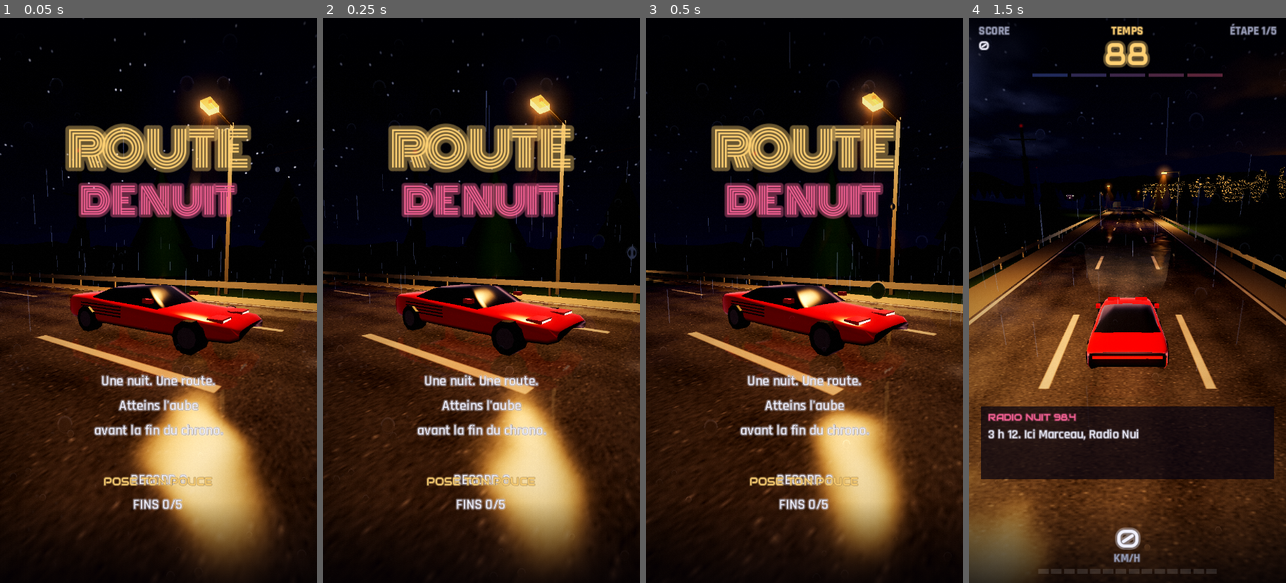
Above: before the commit, frames 1-4 (left to right).
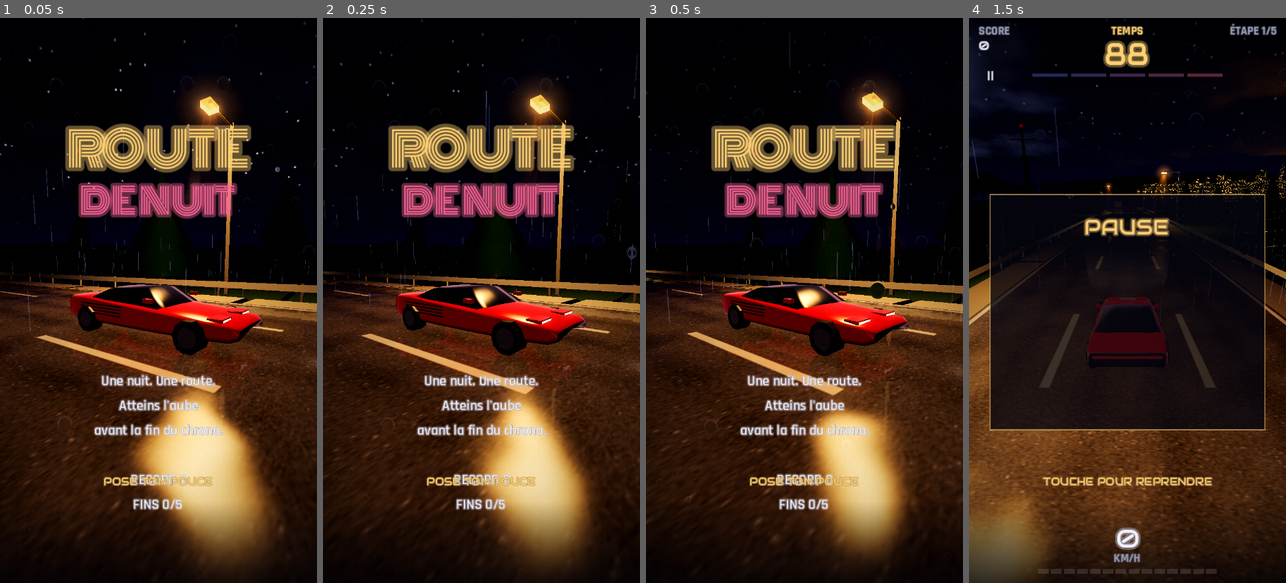
Above: after the commit, the same moments.

Repository: s3str4/IPHONEDUO
Game: Godot game, scene res://scenes/main.tscn
Two runs of this game, one before a commit and one after it. Both use one fixed random seed, a clock stepped at 60 frames per second and the inputs below.
Inputs (mouse positions are in pixels of both pictures, inside the frame that each line leads up to):
- Up to frame 1 (0.05 s): no input
- Up to frame 2 (0.25 s): no input
- Up to frame 3 (0.5 s): no input
- Up to frame 4 (1.5 s): move the mouse to (1197, 272) at 0.52 s; hold Right 0.53-1.25 s; hold Q 0.53-1.25 s; click (1197, 272) at 0.67 s; tap Space at 0.77 s; click (991, 74) at 1.25 s, where only the run after the commit has a clickable "II"

The runs differ from the first frame. In frame 1, less than 0.1% of the frame differs, in the area x 20-94%, y 45-51%; in frame 2, less than 0.1%; in frame 3, less than 0.1%; in frame 4, 32%, in the area x 0-100%, y 9-97%.

Commit message:
Version web sans saccades, pause, premiers pas guidés, vibrations
Sans fil d'exécution (navigateur), la route se construit par étapes dans
un budget de temps à chaque image : terrain en huit tranches, grille
hauteur/lumière calculée une seule fois par tronçon (3 fois plus rapide).
Pire image passée de 35,6 à 12,2 ms en mode découpé ; test : construction
par étapes identique à la construction d'un bloc.

Pause par bouton ou quand l'app perd le focus, reprise d'une touche.
Conseils à la première partie (tourner, freiner, radio, stations,
terre-plein). Vibration aux chocs (app iPhone).

Co-Authored-By: Claude Opus 5.5 <noreply@anthropic.com>
Claude-Session: https://claude.ai/code/session_01KvDVzAi7Qc1dRUEBqzkxJE

Diff:
--- a/scripts/hud.gd
+++ b/scripts/hud.gd
@@ -42,6 +42,12 @@
 var _fork_left: Label
 var _fork_right: Label
 var _card: Label
+var _hint: Label
+var _paused := false
+
+## Le bouton pause est touché ; une touche pendant la pause demande la reprise.
+signal pause_pressed
+signal resume_requested
 
 
 ## Chiffres et titres (Audiowide).
@@ -68,6 +74,8 @@
 
 func _ready() -> void:
 	layer = 2
+	# L'interface continue de vivre pendant la pause (c'est elle qui la lève).
+	process_mode = Node.PROCESS_MODE_ALWAYS
 	var root := Control.new()
 	root.set_anchors_preset(Control.PRESET_FULL_RECT)
 	root.mouse_filter = Control.MOUSE_FILTER_IGNORE
@@ -137,6 +145,23 @@
 	# Titre de région (« LA FORÊT ») au centre, qui apparaît puis s'efface.
 	_card = _label(_play, "", arcade_font(), 18, WHITE, Vector2(0, 150), HORIZONTAL_ALIGNMENT_CENTER, true, false, 4)
 	_card.modulate.a = 0.0
+
+	# Conseils de la première partie, en bas de l'écran.
+	_hint = _label(_play, "", text_font(true), 13, WHITE, Vector2(0, 292), HORIZONTAL_ALIGNMENT_CENTER, true)
+	_hint.modulate.a = 0.0
+
+	# Bouton pause, discret, sous le score.
+	var pause := Button.new()
+	pause.text = "II"
+	pause.flat = true
+	pause.focus_mode = Control.FOCUS_NONE
+	pause.position = Vector2(4, 34)
+	pause.size = Vector2(30, 26)
+	pause.add_theme_font_override("font", arcade_font())
+	pause.add_theme_font_size_override("font_size", 11)
+	pause.add_theme_color_override("font_color", DIM)
+	pause.pressed.connect(func() -> void: pause_pressed.emit())
+	_play.add_child(pause)
 
 	_popups = Control.new()
 	_popups.set_anchors_preset(Control.PRESET_FULL_RECT)
@@ -274,6 +299,30 @@
 		_overlay_body.position.y = _panel.position.y + 48.0
 	_overlay_hint.text = hint
 	_blink = 0.0
+
+
+## Conseil affiché quelques secondes (première partie).
+func hint(text: String) -> void:
+	_hint.text = text
+	var tw := create_tween()
+	tw.tween_property(_hint, "modulate:a", 1.0, 0.3)
+	tw.tween_interval(3.2)
+	tw.tween_property(_hint, "modulate:a", 0.0, 0.6)
+
+
+func show_pause(on: bool) -> void:
+	_paused = on
+	if on:
+		show_overlay("PAUSE", "", "TOUCHE POUR REPRENDRE")
+		_play.visible = true
+	else:
+		hide_overlay()
+
+
+func _unhandled_input(event: InputEvent) -> void:
+	if _paused and event is InputEventScreenTouch and event.pressed:
+		get_viewport().set_input_as_handled()
+		resume_requested.emit()
 
 
 func hide_overlay() -> void:
--- a/scripts/main.gd
+++ b/scripts/main.gd
@@ -10,6 +10,7 @@
 ##                      les bifurcations sautées suivent --path
 ##   --showcase         écran de titre sans interface (captures de la voiture)
 ##   --fps              affiche les images par seconde (essais sur iPhone)
+##   --sliced           construit la route par étapes, comme la version web
 ## Dans la version web, les mêmes options passent par l'adresse : ?fps&seed=3
 ##   --capture=PATH     enregistre une image PNG puis quitte
 ##   --capture_at=SEC   instant de la capture (défaut 6)
@@ -52,6 +53,11 @@
 var _pending: MeshInstance3D
 ## Images où un tronçon visible manquait encore (rapporté à la capture).
 var _late_frames := 0
+## Version web sans threads : construction par étapes (voir _build_sliced).
+var _sliced := OS.has_feature("web") and not OS.has_feature("threads")
+var _job := {}
+var _worst_chunk_usec := 0
+const SLICE_BUDGET_USEC := 6000
 var _args := {}
 var _time := 0.0
 var _shake := 0.0
@@ -86,6 +92,9 @@
 var _lights: LightField
 var audio: AudioDirector
 var _fps_label: Label
+var _tutorial_done := false
+var _tutorial_step := 0
+var _tutorial_fork := false
 
 
 func _ready() -> void:
@@ -98,6 +107,8 @@
 	for a in raw:
 		var kv: PackedStringArray = a.trim_prefix("--").split("=", true, 1)
 		_args[kv[0]] = kv[1] if kv.size() > 1 else "true"
+	if _args.has("sliced"):
+		_sliced = true
 	var seed := int(_args.get("seed", "1"))
 	if _args.has("path"):
 		_path.clear()
@@ -133,6 +144,8 @@
 	audio = AudioDirector.new()
 	add_child(audio)
 	input.double_tapped.connect(func() -> void: hud.popup(audio.next_station(), Hud.PINK, 12, 250.0))
+	hud.pause_pressed.connect(_set_paused.bind(true))
+	hud.resume_requested.connect(_set_paused.bind(false))
 	game.near_miss.connect(func(_p: int) -> void: audio.play("whoosh", -4.0, randf_range(0.9, 1.15)))
 	game.station_reached.connect(func(_i: int, _t: float) -> void: audio.play("chime", -6.0))
 
@@ -180,6 +193,34 @@
 		_pending = null
 
 
+## Pause : bouton, ou l'app passe en arrière-plan (appel, notification...).
+func _set_paused(on: bool) -> void:
+	if on and game.state != GameRun.State.RUNNING:
+		return
+	get_tree().paused = on
+	hud.show_pause(on)
+
+
+func _notification(what: int) -> void:
+	if what in [NOTIFICATION_APPLICATION_FOCUS_OUT, NOTIFICATION_APPLICATION_PAUSED, NOTIFICATION_WM_WINDOW_FOCUS_OUT] \
+			and not _args.has("autopilot") and not _args.has("capture") and is_inside_tree():
+		_set_paused(true)
+
+
+## Conseils de la toute première partie.
+func _update_tutorial() -> void:
+	if _tutorial_done or game.state != GameRun.State.RUNNING or _args.has("autopilot"):
+		return
+	var steps := [[1.5, "GLISSE LE POUCE POUR TOURNER"], [7.0, "LÈVE LE POUCE POUR FREINER"],
+			[13.0, "DOUBLE TAP : CHANGER DE RADIO"], [20.0, "CHAQUE STATION RAJOUTE DU TEMPS"]]
+	while _tutorial_step < steps.size() and game.elapsed >= steps[_tutorial_step][0]:
+		hud.hint(steps[_tutorial_step][1])
+		_tutorial_step += 1
+	if not _tutorial_fork and car.s > RouteMap.fork_s(0) - 900.0:
+		_tutorial_fork = true
+		hud.hint("AU TERRE-PLEIN, CHOISIS TON CÔTÉ")
+
+
 func _first_lamp_after(s: float) -> float:
 	for lamp in builder.lamps_between(s, s + 400.0):
 		if lamp[1] != 0:
@@ -231,6 +272,7 @@
 		_shake = 0.5 if car.hit_divider else 0.35
 		game.on_crash(car.s)
 		audio.play("thud" if car.hit_divider else "crash", 0.0 if car.hit_divider else -6.0)
+		Input.vibrate_handheld(150 if car.hit_divider else 60)
 	var th := builder.theme_at(car.s)
 	traffic.density = RunConfig.TRAFFIC_DENSITY[game.segment()] * th.get("traffic", 1.0)
 	traffic.truck_ratio = th.get("trucks", 0.2)
@@ -239,6 +281,7 @@
 			_shake = 0.5
 			game.on_crash(car.s)
 			audio.play("crash", -2.0)
+			Input.vibrate_handheld(90)
 		else:
 			game.on_near_miss()
 	_update_events()
@@ -257,7 +300,9 @@
 
 func _process(delta: float) -> void:
 	_time += delta
+	var t_chunks := Time.get_ticks_usec()
 	_update_chunks()
+	_worst_chunk_usec = maxi(_worst_chunk_usec, Time.get_ticks_usec() - t_chunks)
 	_place_car_and_camera(delta)
 	traffic_view.sync(traffic, track)
 	car_view.set_lighting(builder.lamp_light(car.s, car.x), input.throttle == 0.0 and not _args.has("autopilot"), delta)
@@ -265,6 +310,7 @@
 	_update_dawn()
 	_update_weather(delta)
 	_update_lighting(delta)
+	_update_tutorial()
 	if _fps_label:
 		_fps_label.text = "%d i/s" % Engine.get_frames_per_second()
 	audio.update(car.speed, input.throttle if not _args.has("autopilot") else 1.0, _rain if builder.theme_at(car.s).get("rain", 1.0) > 0.0 else 0.0,
@@ -281,7 +327,8 @@
 			_late_frames += 1
 			break
 	if _args.has("capture") and _time >= float(_args.get("capture_at", "6")):
-		print("tronçons en retard : %d images" % _late_frames)
+		print("tronçons en retard : %d images ; pire construction dans une image : %.1f ms" % [
+				_late_frames, _worst_chunk_usec / 1000.0])
 		get_viewport().get_texture().get_image().save_png(_args["capture"])
 		get_tree().quit()
 
@@ -417,6 +464,7 @@
 		return
 	_best = int(cfg.get_value("scores", "best", 0))
 	_runs = int(cfg.get_value("progress", "runs", 0))
+	_tutorial_done = _runs > 0
 	for e in cfg.get_value("progress", "endings", []):
 		_endings_seen[int(e)] = true
 
@@ -459,13 +507,38 @@
 			_worker_builder.choices = game.choices.duplicate()
 			_worker_builder.track.choices.assign(game.choices)
 			_add_chunk(i, _worker_builder.build_chunk(i))
-	if not blocking and missing != -1 and _building == -1:
+	if not blocking and _sliced:
+		_build_sliced(missing)
+	elif not blocking and missing != -1 and _building == -1:
 		_building = missing
 		_build_task_id = WorkerThreadPool.add_task(_build_in_background.bind(missing, game.choices.duplicate()))
 	for i in _chunks.keys():
 		if not wanted.has(i):
 			_chunks[i].queue_free()
 			_chunks.erase(i)
+
+
+## Sans fil d'exécution (version web) : le tronçon se construit par étapes,
+## dans un budget de temps à chaque image, pour ne jamais saccader.
+func _build_sliced(missing: int) -> void:
+	var t0 := Time.get_ticks_usec()
+	while Time.get_ticks_usec() - t0 < SLICE_BUDGET_USEC:
+		if _job.is_empty():
+			if missing == -1:
+				return
+			_worker_builder.choices = game.choices.duplicate()
+			_worker_builder.track.choices.assign(game.choices)
+			_job = _worker_builder.begin_chunk(missing)
+			missing = -1
+		if _worker_builder.step_chunk(_job):
+			var index: int = _job["index"]
+			var mi: MeshInstance3D = _job["result"]
+			_job = {}
+			_worker_builder.track.trim((index - 2) * RoadBuilder.CHUNK_LENGTH)
+			if _chunks.has(index) or absf(index * RoadBuilder.CHUNK_LENGTH - car.s) > 800.0:
+				mi.free()
+			else:
+				_add_chunk(index, mi)
 
 
 func _build_in_background(index: int, choices: Array) -> void:
--- a/scripts/road_builder.gd
+++ b/scripts/road_builder.gd
@@ -15,6 +15,8 @@
 ## Tunnels : longueur et écart (m) dans les ambiances qui en ont.
 const TUNNEL_PERIOD := 760.0
 const TUNNEL_OFFSET := 260.0
+## Construction par étapes : le terrain d'un tronçon en autant de tranches.
+const GROUND_SLICES := 8
 const LAMP_SIGMA := 9.0          # étalement de la flaque de lumière (m)
 const LAMP_POOL_X := 5.0         # centre de la flaque, côté lampadaire
 const LAMP_POLE_X := 9.2
@@ -66,6 +68,8 @@
 var _lamp_cache_to := 0.0
 ## Ambiance du tronçon en construction.
 var _theme: Dictionary
+var _memo_height := {}
+var _memo_light := {}
 ## Terrain et cônes de lumière du tronçon en construction.
 var _ground: SurfaceTool
 var _cones: SurfaceTool
@@ -308,6 +312,17 @@
 # --- Construction ------------------------------------------------------------
 
 func build_chunk(index: int) -> MeshInstance3D:
+	var job := begin_chunk(index)
+	while not step_chunk(job):
+		pass
+	return job["result"]
+
+
+## Construction en plusieurs étapes, pour l'étaler sur plusieurs images quand
+## aucun fil d'exécution n'est disponible (version web) : begin_chunk, puis
+## step_chunk jusqu'à ce qu'il renvoie vrai ; le tronçon est dans job.result.
+## Un seul tronçon à la fois par constructeur (l'état courant est partagé).
+func begin_chunk(index: int) -> Dictionary:
 	var s0 := float(index) * CHUNK_LENGTH
 	var s1 := s0 + CHUNK_LENGTH
 	track.ensure(s1 + LAMP_SPACING)
@@ -315,19 +330,49 @@
 	_lamp_cache = lamps_between(s0 - 3.0 * LAMP_SIGMA - 1.0, s1 + 3.0 * LAMP_SIGMA + 1.0)
 	_lamp_cache_from = s0 - 1.0
 	_lamp_cache_to = s1 + 1.0
-	var road := _new_tool()
-	var env := _new_tool()
-	var glow := _new_tool()
-	var water := _new_tool()
 	_halo = _new_tool()
 	_ground = _new_tool()
 	_cones = _new_tool()
-	_build_road(road, s0, s1)
-	_build_shoulders_and_ground(env, water, s0, s1)
-	_build_rails(env, s0, s1)
-	_build_lamps(env, glow, s0, s1)
-	_build_trees(env, index, s0, s1)
-	var labels := []
+	_memo_height.clear()
+	_memo_light.clear()
+	return {"index": index, "s0": s0, "s1": s1, "phase": 0, "labels": [],
+		"road": _new_tool(), "env": _new_tool(), "glow": _new_tool(), "water": _new_tool()}
+
+
+func step_chunk(job: Dictionary) -> bool:
+	var s0: float = job["s0"]
+	var s1: float = job["s1"]
+	var slice := CHUNK_LENGTH / GROUND_SLICES
+	var env: SurfaceTool = job["env"]
+	var glow: SurfaceTool = job["glow"]
+	var labels: Array = job["labels"]
+	var phase: int = job["phase"]
+	if phase == 0:
+		_build_road(job["road"], s0, s1)
+	elif phase <= GROUND_SLICES:
+		# Le terrain, l'étape la plus lourde, en tranches de 12,5 m.
+		var a := s0 + (phase - 1) * slice
+		_build_shoulders_and_ground(env, job["water"], a, a + slice)
+	else:
+		match phase - GROUND_SLICES:
+			1:
+				_build_rails(env, s0, s1)
+				_build_lamps(env, glow, s0, s1)
+			2:
+				_build_trees(env, job["index"], s0, s1)
+			3:
+				_build_landmarks(env, glow, labels, s0, s1)
+			4:
+				labels.append_array(Scenery.build(self, env, glow, job["index"], s0, s1))
+			_:
+				job["result"] = _finish_chunk(job)
+				return true
+	job["phase"] += 1
+	return false
+
+
+## Stations, portiques, panneaux, pylônes, ponts, décors des événements.
+func _build_landmarks(env: SurfaceTool, glow: SurfaceTool, labels: Array, s0: float, s1: float) -> void:
 	for st in stations:
 		if st - STATION_SITE_BACK - STATION_SITE_HALF < s1 and st + 10.0 >= s0:
 			_build_station(env, glow, st, s0, s1)
@@ -354,24 +399,25 @@
 		for br in _every(BRIDGE_SPACING, 620.0, s0, s1):
 			if not _near_checkpoint(br, 200.0) and not in_tunnel(br):
 				_build_bridge(env, glow, br)
-	labels.append_array(Scenery.build(self, env, glow, index, s0, s1))
-
+
+
+func _finish_chunk(job: Dictionary) -> MeshInstance3D:
 	# Terrain : sommets partagés et normales lissées.
 	_ground.index()
 	_ground.generate_normals()
 	var mats := _materials_for(_theme)
 	var mi := MeshInstance3D.new()
-	mi.mesh = _assemble([[env, mats[1]], [_ground, mats[2]], [glow, glow_material],
+	mi.mesh = _assemble([[job["env"], mats[1]], [_ground, mats[2]], [job["glow"], glow_material],
 			[_cones, cone_material], [_halo, Halo.material()]])
-	mi.name = "Chunk%d" % index
+	mi.name = "Chunk%d" % job["index"]
 	mi.cast_shadow = GeometryInstance3D.SHADOW_CASTING_SETTING_OFF
 	# Route et eau à part : la caméra de réflexion ne doit pas les voir.
 	var wet := MeshInstance3D.new()
-	wet.mesh = _assemble([[road, mats[0]], [water, water_material]])
+	wet.mesh = _assemble([[job["road"], mats[0]], [job["water"], water_material]])
 	wet.layers = 1 << (Reflection.WET_LAYER - 1)
 	wet.cast_shadow = GeometryInstance3D.SHADOW_CASTING_SETTING_OFF
 	mi.add_child(wet)
-	for l in labels:
+	for l in job["labels"]:
 		if l != null:
 			mi.add_child(l)
 	return mi
@@ -649,7 +695,7 @@
 			var xa: float = ROAD_COLUMNS[c]
 			var xb: float = ROAD_COLUMNS[c + 1]
 			var pts := [_road_pos(sa, xa), _road_pos(sb, xa), _road_pos(sb, xb), _road_pos(sa, xb)]
-			var lights := [lamp_light(sa, xa), lamp_light(sb, xa), lamp_light(sb, xb), lamp_light(sa, xb)]
+			var lights := [_light_memo(sa, xa), _light_memo(sb, xa), _light_memo(sb, xb), _light_memo(sa, xb)]
 			var uvs := [
 				Vector2((xa + 6.0) / 12.0, sa / 12.0), Vector2((xa + 6.0) / 12.0, sb / 12.0),
 				Vector2((xb + 6.0) / 12.0, sb / 12.0), Vector2((xb + 6.0) / 12.0, sa / 12.0)]
@@ -686,15 +732,31 @@
 				_strip(st, sa, sb, xa, xb, 0.0, 0.0, ca, cb, side, true)
 
 
+## Hauteur et lumière d'un point de la grille, calculées une seule fois par
+## tronçon (chaque point est partagé par quatre carreaux).
+func _height_memo(s: float, x: float) -> float:
+	var key := Vector2(s, x)
+	if not _memo_height.has(key):
+		_memo_height[key] = ground_height(s, x)
+	return _memo_height[key]
+
+
+func _light_memo(s: float, x: float) -> float:
+	var key := Vector2(s, x)
+	if not _memo_light.has(key):
+		_memo_light[key] = lamp_light(s, x)
+	return _memo_light[key]
+
+
 ## Bande de terrain entre xa et xb (xa plus près de la route), sens selon le côté.
 func _strip(st: SurfaceTool, sa: float, sb: float, xa: float, xb: float, ha: float, hb: float,
 		ca: Color, cb: Color, side: float, use_ground := false) -> void:
-	var haa := ground_height(sa, xa) if use_ground else ha
-	var hab := ground_height(sb, xa) if use_ground else ha
-	var hba := ground_height(sa, xb) if use_ground else hb
-	var hbb := ground_height(sb, xb) if use_ground else hb
+	var haa := _height_memo(sa, xa) if use_ground else ha
+	var hab := _height_memo(sb, xa) if use_ground else ha
+	var hba := _height_memo(sa, xb) if use_ground else hb
+	var hbb := _height_memo(sb, xb) if use_ground else hb
 	var p := [_road_pos(sa, xa, haa), _road_pos(sb, xa, hab), _road_pos(sb, xb, hbb), _road_pos(sa, xb, hba)]
-	var l := [lamp_light(sa, xa), lamp_light(sb, xa), lamp_light(sb, xb), lamp_light(sa, xb)]
+	var l := [_light_memo(sa, xa), _light_memo(sb, xa), _light_memo(sb, xb), _light_memo(sa, xb)]
 	var c := [ca, ca, cb, cb]
 	if use_ground:
 		# Aire de la station : goudron clair au lieu de l'herbe.
--- a/tests/run_tests.gd
+++ b/tests/run_tests.gd
@@ -153,6 +153,26 @@
 		var s0 := i * RoadBuilder.CHUNK_LENGTH
 		found += sb._every(RoadBuilder.BILLBOARD_SPACING, 330.0, s0, s0 + RoadBuilder.CHUNK_LENGTH).size()
 	_check(found == 3, "décors : un panneau tous les 900 m, ni oublié ni doublé", "%d sur 3 km" % found)
+	# Construction par étapes (version web) = construction d'un bloc.
+	var tb2 := Track.new(1)
+	var whole := RoadBuilder.new(tb2, 1)
+	whole.stations = RunConfig.stations()
+	var tb3 := Track.new(1)
+	var sliced := RoadBuilder.new(tb3, 1)
+	sliced.stations = RunConfig.stations()
+	var same := true
+	for i in [3, int(RunConfig.station_s(0) / RoadBuilder.CHUNK_LENGTH)]:
+		var one := whole.build_chunk(i)
+		var job := sliced.begin_chunk(i)
+		var steps := 1
+		while not sliced.step_chunk(job):
+			steps += 1
+		var parts: MeshInstance3D = job["result"]
+		same = same and steps > 8 and _vertex_count(one) == _vertex_count(parts) \
+				and one.get_child_count() == parts.get_child_count()
+		one.free()
+		parts.free()
+	_check(same, "construction par étapes identique à la construction d'un bloc")
 	_check(sb.lamp_light(st - RoadBuilder.STATION_SITE_BACK, 4.0) > 0.6, "station : la route est éclairée devant la station")
 	# Les lampadaires éclairent la route, pas partout.
 	var lit := 0
@@ -609,3 +629,11 @@
 	_check(taps[0] == 1, "pouce : lâcher après avoir roulé ne compte pas", str(taps[0]))
 	input.queue_free()
 	await process_frame
+
+
+func _vertex_count(mi: MeshInstance3D) -> int:
+	var n := 0
+	for m in [mi] + mi.get_children().filter(func(c: Node) -> bool: return c is MeshInstance3D):
+		for s in m.mesh.get_surface_count():
+			n += m.mesh.surface_get_arrays(s)[Mesh.ARRAY_VERTEX].size()
+	return n
